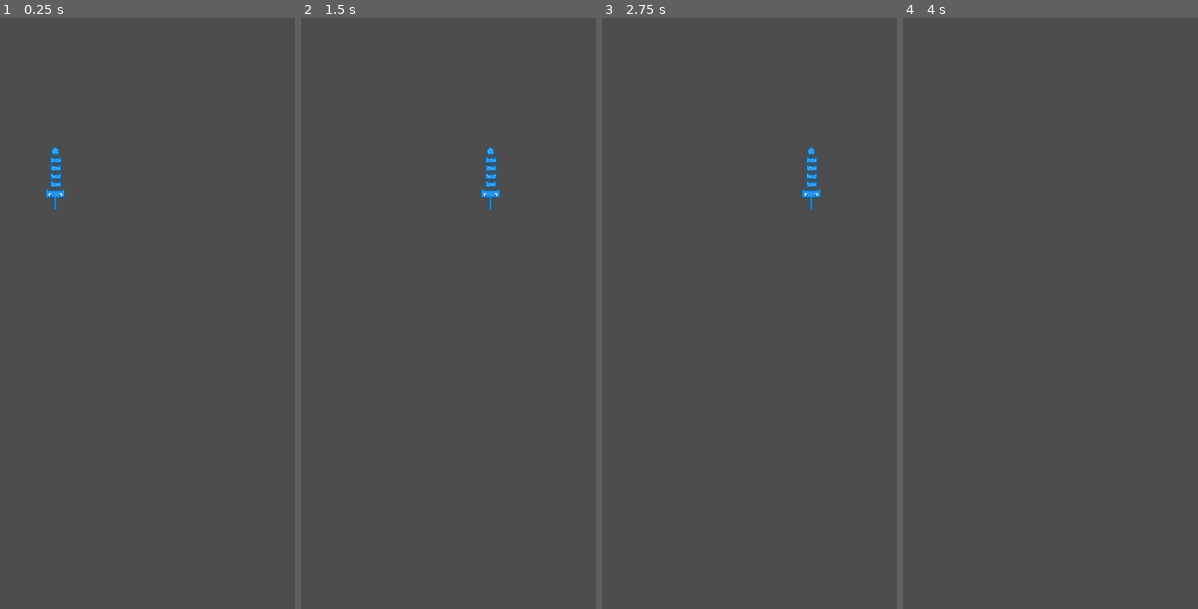
Above: before the commit, frames 1-4 (left to right).
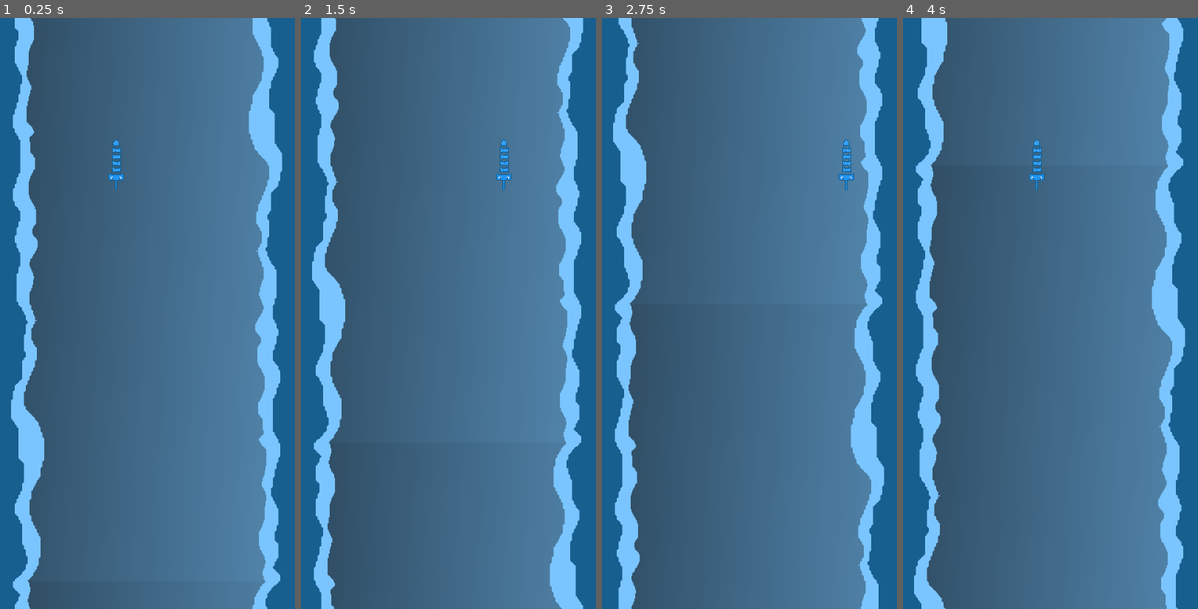
Above: after the commit, the same moments.

Repository: markusweiss/BrackeysGJam23-2
Game: Godot game, scene res://Actors/main.tscn
Same seed, same stepped clock (60 frames per second), same inputs: the game is played once before the commit and once after it. The project has no main scene, so this scene is started directly.
Inputs:
- Up to frame 1 (0.25 s): no input
- Up to frame 2 (1.5 s): hold Right (move_right) 0.53-1.28 s; hold Left (move_left) from 1.28 s (still down)
- Up to frame 3 (2.75 s): release Left (move_left) at 2.03 s; hold Right (move_right) from 2.03 s (still down)
- Up to frame 4 (4 s): release Right (move_right) at 3.53 s; hold Left (move_left) from 3.53 s (still down)

The runs differ from the first frame. In frame 1, 100% of the frame differs, in the area x 0-100%, y 0-100%; in frame 2, 100%; in frame 3, 100%; in frame 4, 100%.

Commit message:
change navigation to a simple way

Diff:
--- a/Actors/main.tscn
+++ b/Actors/main.tscn
@@ -1,8 +1,31 @@
-[gd_scene load_steps=2 format=3 uid="uid://cppx86bhbcaw"]
+[gd_scene load_steps=5 format=3 uid="uid://cppx86bhbcaw"]
 
 [ext_resource type="PackedScene" uid="uid://bmfb0jqooabd0" path="res://Actors/player.tscn" id="1_ddhx4"]
+[ext_resource type="Texture2D" uid="uid://ck8rce8gjm62d" path="res://Assets/Testbackground.png" id="2_c6phr"]
+[ext_resource type="Script" path="res://Scripts/ParallaxBackground.gd" id="2_hslj8"]
+
+[sub_resource type="RectangleShape2D" id="RectangleShape2D_um0k5"]
+size = Vector2(62, 390)
 
 [node name="Main" type="Node"]
 
-[node name="Player" parent="." instance=ExtResource("1_ddhx4")]
-position = Vector2(48, 139)
+[node name="Player" parent="." groups=["Player"] instance=ExtResource("1_ddhx4")]
+position = Vector2(126, 159)
+
+[node name="ParallaxBackground" type="ParallaxBackground" parent="."]
+script = ExtResource("2_hslj8")
+
+[node name="ParallaxLayer" type="ParallaxLayer" parent="ParallaxBackground"]
+motion_mirroring = Vector2(0, 640)
+
+[node name="Sprite2D" type="Sprite2D" parent="ParallaxBackground/ParallaxLayer"]
+position = Vector2(160, 320)
+texture = ExtResource("2_c6phr")
+
+[node name="Node2D" type="Node2D" parent="."]
+
+[node name="Area2D" type="Area2D" parent="Node2D"]
+
+[node name="CollisionShape2D" type="CollisionShape2D" parent="Node2D/Area2D"]
+position = Vector2(32, 169)
+shape = SubResource("RectangleShape2D_um0k5")
--- /dev/null
+++ b/Scripts/ParallaxBackground.gd
@@ -0,0 +1,4 @@
+extends ParallaxBackground
+
+func _process(delta):
+	scroll_offset.y -= 2
--- a/Scripts/player.gd
+++ b/Scripts/player.gd
@@ -1,22 +1,18 @@
 extends CharacterBody2D
 
-const MAX_SPEED = 200
-const ACCELERATION_SMOOTHING = 25
 
+const SPEED = 300.0
+const STOP_LEFT = 40
+const STOP_RIGHT = 280
 
-func _ready():
-	pass
+func _physics_process(delta):
+	var direction = Input.get_action_strength("move_right") - Input.get_action_strength("move_left")
 
+	if direction != 0:
+		velocity.x = direction * SPEED
+	else:
+		velocity.x = move_toward(velocity.x, 0, SPEED)
 
-func _process(delta):
-	var movement_vector = get_movement_vector()
-	var direction = movement_vector.normalized()
-	var target_velocity = direction * MAX_SPEED
-	velocity = velocity.lerp(target_velocity, 1 - exp(-delta * ACCELERATION_SMOOTHING))
 	move_and_slide()
 
-
-func get_movement_vector():
-	var x_movement = Input.get_action_strength("move_right") - Input.get_action_strength("move_left")
-	var y_movement = Input.get_action_strength("move_down") - Input.get_action_strength("move_up")
-	return Vector2(x_movement, y_movement)
+	position.x = clamp(position.x, STOP_LEFT, STOP_RIGHT)
--- /dev/null
+++ b/Scripts/player_old.gd
@@ -0,0 +1,47 @@
+extends CharacterBody2D
+
+const MAX_SPEED = 200
+const ACCELERATION_SMOOTHING = 25
+
+var leftMovement = 55
+var rightMovement = 260
+
+var right = true
+var left = true
+
+func _physics_process(delta):
+	var movement_vector = get_movement_vector()
+	var direction = movement_vector.normalized()
+	var velocity = direction * MAX_SPEED
+	velocity = velocity.lerp(target_velocity, 1 - exp(-delta * ACCELERATION_SMOOTHING))
+	move_and_slide()
+
+
+func get_movement_vector():
+
+	var playerPosition = get_parent().get_node("Player").global_position.x
+	print(playerPosition)
+	var x_movement = Input.get_action_strength("move_right") - Input.get_action_strength("move_left")
+
+	if right:
+		return Vector2(x_movement,0)
+
+	if left:
+		right = true
+		return Vector2(x_movement,0)
+
+	if playerPosition >= 260:
+		right = false
+		return Vector2(0,0)
+
+
+	if x_movement == -1:
+		print("l")
+
+	return Vector2.ZERO
+
+
+#func _on_area_2d_body_entered(body):
+#	if(body.is_in_group("Player")):
+#		print("drin")
+#		return Vector2.ZERO
--- a/project.godot
+++ b/project.godot
@@ -18,7 +18,7 @@
 
 window/size/viewport_width=640
 window/size/viewport_height=1280
-window/stretch/scale=2.5
+window/stretch/scale=2.0
 window/handheld/orientation=1
 
 [input]
Binary file added: Assets/Testbackground.png
Not shown, added: Assets/Testbackground.png.import
